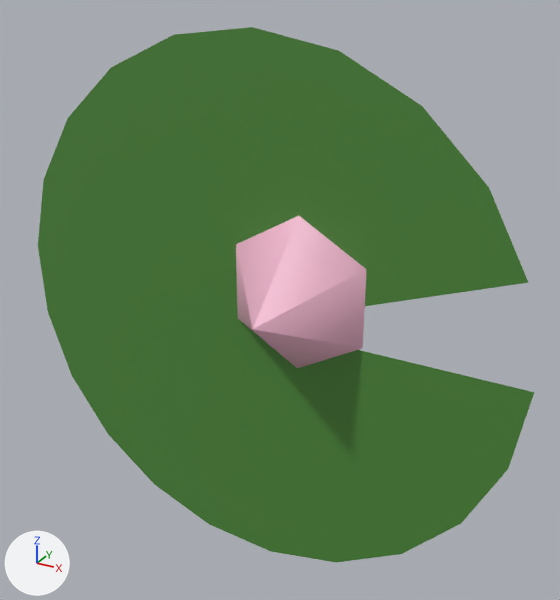
Two versions of the glTF model public/maps/desert/lilypad.glb, one commit apart.
Rendered twice from a 50 mm camera at (1.307, -2.149, 1.188) aimed at (0.136, -0.02, 0.123). The lights are fixed; the arrows at lower left show +X, +Y and +Z. The picture after the commit comes second. Where no turn or scale is listed for an object, it has been applied to the vertices. Vertices at exactly the same position are counted once.

Names of what the first picture shows: 'LilypadMesh'.
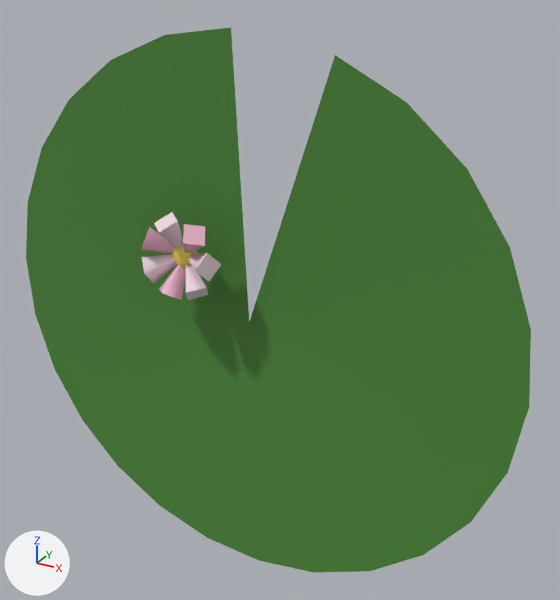
What differs and where, as boxes [x1, y1, x2, y2] in the pictures (560 x 600 px):
'LilypadMesh', reshaped: before [38, 27, 534, 562]; after [26, 28, 531, 573]
part 1 of me_mesh_0, added: after [172, 246, 197, 269]
part 2 of me_mesh_0, rebuilt: before [38, 27, 534, 562]; after [26, 28, 531, 573]
part 3 of me_mesh_0, added: after [141, 212, 186, 300]
part 4 of me_mesh_0, added: after [183, 224, 222, 300]
part 5 of me_mesh_0, deleted (pink): before [236, 216, 366, 368]

Patch to the scene script:
```diff
--- a/public/maps/desert/lilypad.glb.py
+++ b/public/maps/desert/lilypad.glb.py
@@ me_mesh_0 @@
 # used by ob_lilypadmesh; location = (0.0, 0.0, 0.0)
-me_mesh_0.from_pydata(...)  # 30 vertices, 32 faces; spans x -0.99..1.0, y -0.31..-0.01, z -1.0..1.0
+me_mesh_0.from_pydata(...)  # 133 vertices, 216 faces; spans x -1.0..1.0, y -0.22..0.0, z -1.0..1.0
+# me_mesh_0 part 1: a new loose piece, an icosphere of 80 faces spanning x -0.23..-0.13, y -0.153..-0.083, z 0.21..0.31, in mat_material_0
+# me_mesh_0 part 2: the loose piece of 22 vertices spanning x -0.99..1.0, y -0.01, z -1.0..1.0 is rebuilt with 26 vertices and now spans x -1.0..1.0, y -0.08..0.0, z -1.0..1.0
+# me_mesh_0 part 3: a new loose piece of 37 vertices spanning x -0.32..-0.16, y -0.22..-0.1, z 0.11..0.41, in mat_material_0
+# me_mesh_0 part 4: a new loose piece of 28 vertices spanning x -0.18..-0.02, y -0.22..-0.1, z 0.12..0.4, in mat_material_0
+# me_mesh_0 part 5
+# 8 vertices are removed from x -0.04..0.44, y -0.31..-0.01, z -0.13..0.43
+# 12 faces are deleted
 me_mesh_0.materials.append(mat_material_0)
```
